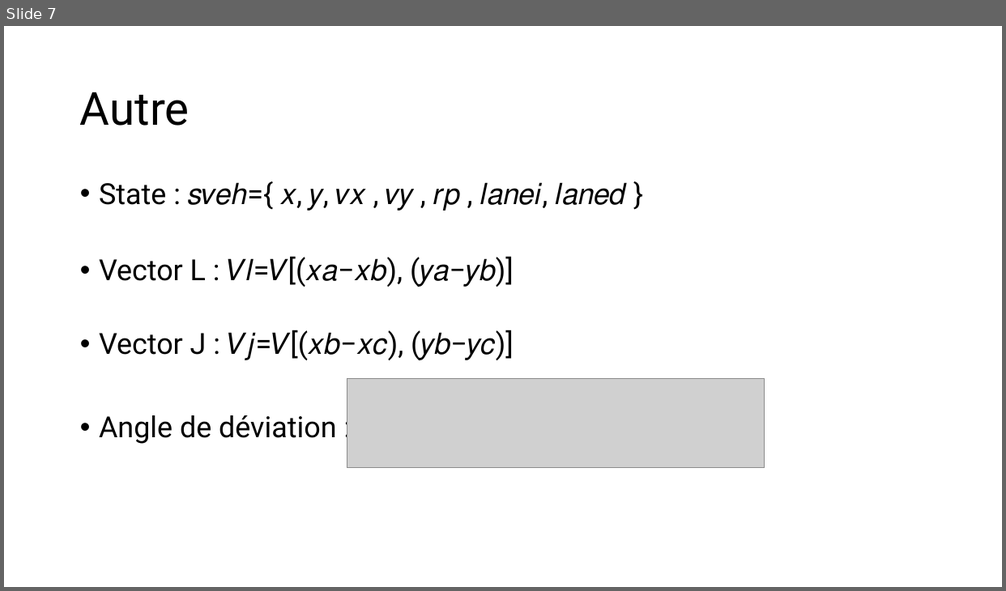
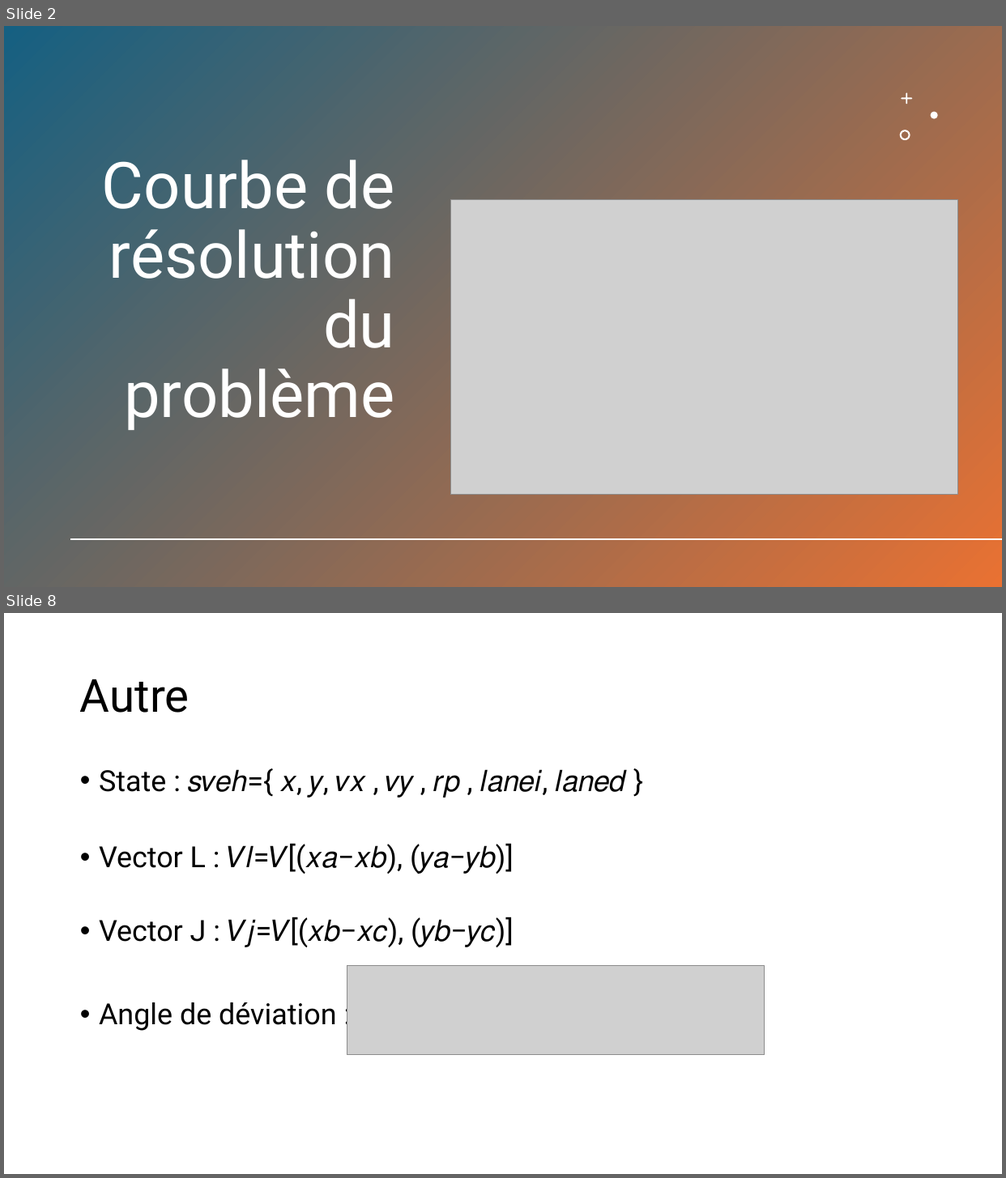
Before and after one commit to QuentinGense-hub/BlackJack_RL_QLearning_VS_SARSA, a slide deck: Autonomous Driving in Roundabout Maneuvers Using Reinforcement Learning.pptx. Shown one above the other, each under a label of ours: slide 7 before the commit, slides 2 and 8 after it; the slides between them are not shown. The pictures are 1006x591 and 1006x1178 pixels, drawn with LibreOffice and Linux fonts; fonts in the diff are those of the drawing; grey boxes stand for pictures. Boxes give left, top, right and bottom in pixels: in the first picture for what was removed or moved away, otherwise in the second. Text is boxed around its words. In the diff, an @@ line names an element or a change of style, - is before the commit and + after.

```diff
--- a/Autonomous Driving in Roundabout Maneuvers Using Reinforcement Learning.pptx
+++ b/Autonomous Driving in Roundabout Maneuvers Using Reinforcement Learning.pptx
@@ slide 2 added at (x1=4, y1=26, x2=1002, y2=587), background #FFFFFF @@
@@ rectangle added at (x1=4, y1=26, x2=1002, y2=587), fill gradient #156082 to #E97132 @@
@@ freeform shape added at (x1=901, y1=92, x2=912, y2=104), fill #FFFFFF @@
@@ freeform shape added at (x1=931, y1=111, x2=938, y2=119), fill #FFFFFF @@
@@ freeform shape added at (x1=900, y1=130, x2=910, y2=140), fill #FFFFFF @@
@@ title added at (x1=102, y1=160, x2=395, y2=430), 62 pt, text #FFFFFF @@
+Courbe de résolution du problème
@@ picture added at (x1=451, y1=199, x2=957, y2=495) @@
@@ line added from (1001, 540) to (72, 540), #FFFFFF 2 pt @@
@@ what was slide 7 is now slide 8 @@
```
Also in this commit, not shown: 4 slides changed, 1 other slide added, 1 slide removed, 8 other files.
